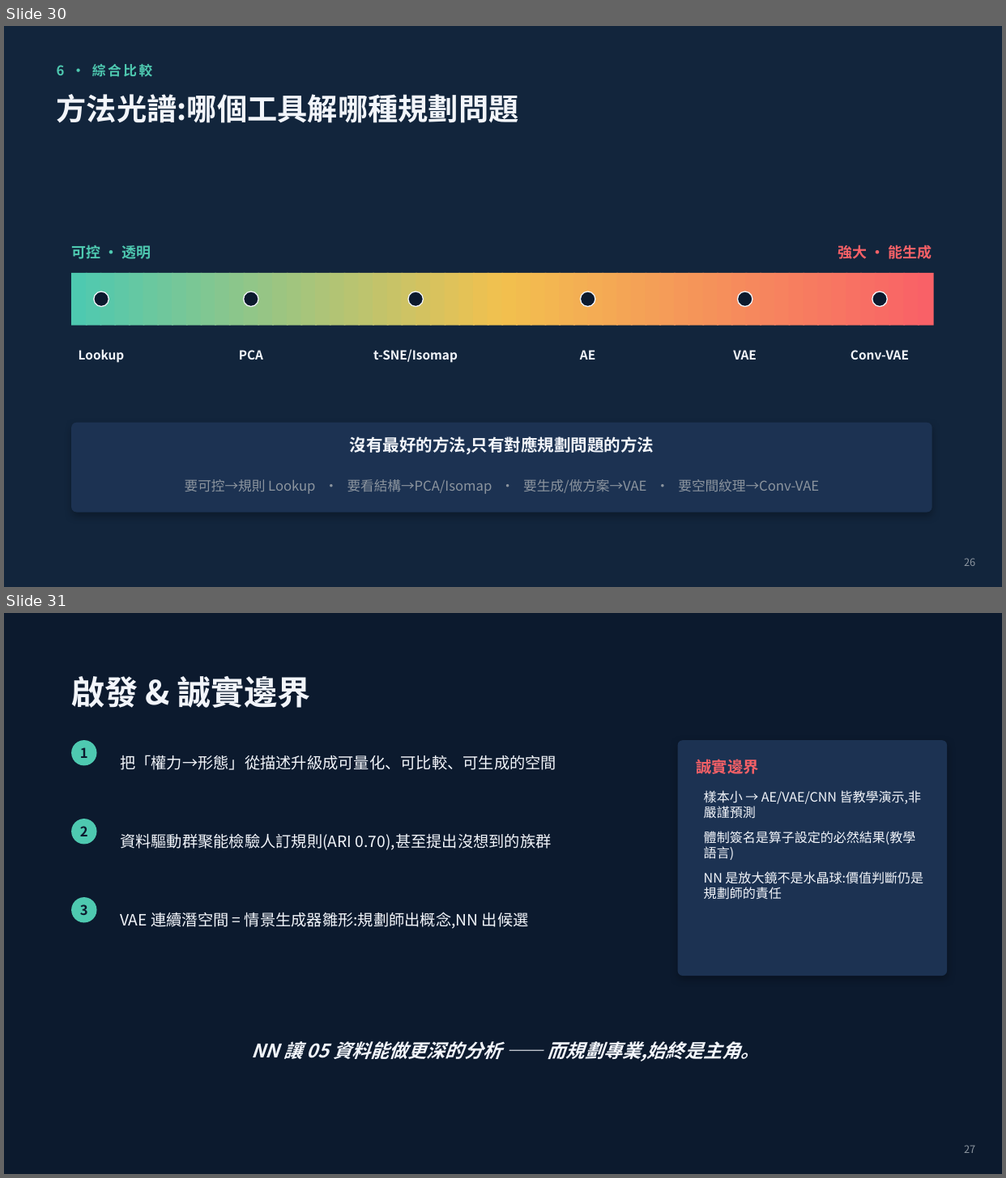
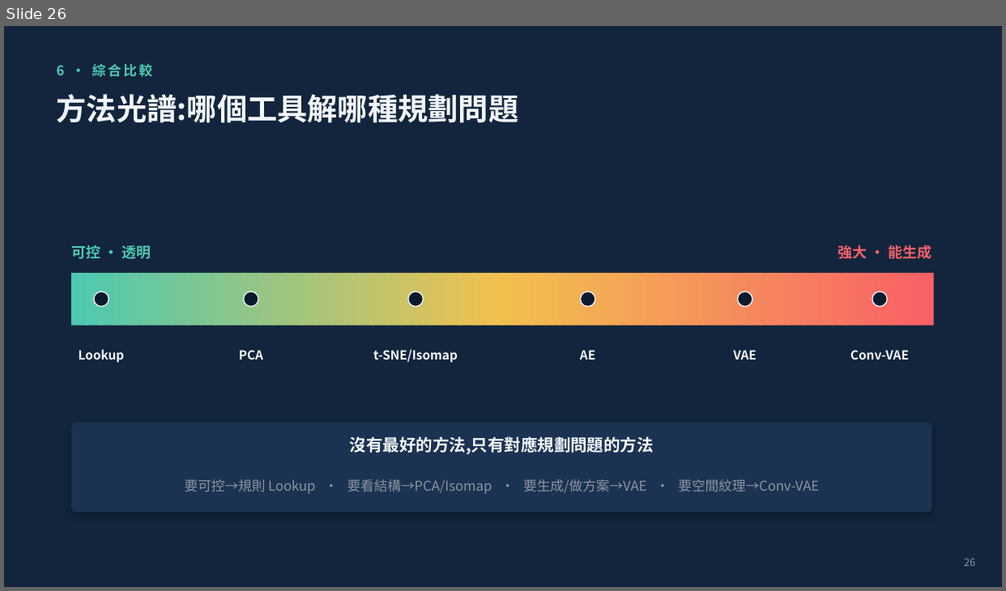
Before and after one commit to scott-lbx/ws-df26-w18, a slide deck: 07_Latent_Urban/潛空間教學簡報.pptx. Shown one above the other, each under a label of ours: slides 30 and 31 before the commit, slide 26 after it. The pictures are 1006x1178 and 1006x591 pixels, drawn with LibreOffice and Linux fonts; fonts in the diff are those of the drawing. Boxes give left, top, right and bottom in pixels: in the first picture for what was removed or moved away, otherwise in the second. Text is boxed around its words. In the diff, an @@ line names an element or a change of style, - is before the commit and + after.

```diff
--- a/07_Latent_Urban/潛空間教學簡報.pptx
+++ b/07_Latent_Urban/潛空間教學簡報.pptx
@@ slide 31 removed at (4,613,1002,1174), background #0C1A2E @@
@@ text removed at (71,676,310,708) @@
-啟發 & 誠實邊界
@@ ellipse removed at (71,740,97,766) @@
@@ text removed at (80,747,88,758) @@
-1
@@ text removed at (120,755,556,770) @@
-把「權力→形態」從描述升級成可量化、可比較、可生成的空間
@@ rounded rectangle removed at (678,740,948,976) @@
@@ text removed at (697,759,759,774) @@
-誠實邊界
@@ text removed at (704,790,923,900) @@
-樣本小 → AE/VAE/CNN 皆教學演示,非嚴謹預測
-體制簽名是算子設定的必然結果(教學語言)
-NN 是放大鏡不是水晶球:價值判斷仍是規劃師的責任
@@ ellipse removed at (71,819,97,845) @@
@@ text removed at (80,826,88,837) @@
-2
@@ text removed at (120,834,552,850) @@
-資料驅動群聚能檢驗人訂規則(ARI 0.70),甚至提出沒想到的族群
@@ ellipse removed at (71,897,97,923) @@
@@ text removed at (80,905,88,915) @@
-3
@@ text removed at (120,912,529,929) @@
-VAE 連續潛空間 = 情景生成器雛形:規劃師出概念,NN 出候選
@@ text removed at (252,1041,760,1062) @@
-NN 讓 05 資料能做更深的分析 —— 而規劃專業,始終是主角。
@@ text removed at (964,1145,975,1153) @@
-27
@@ what was slide 30 is now slide 26 @@
```
Also in this commit, not shown: 3 slides changed, 4 other slides removed, 1 other file.
